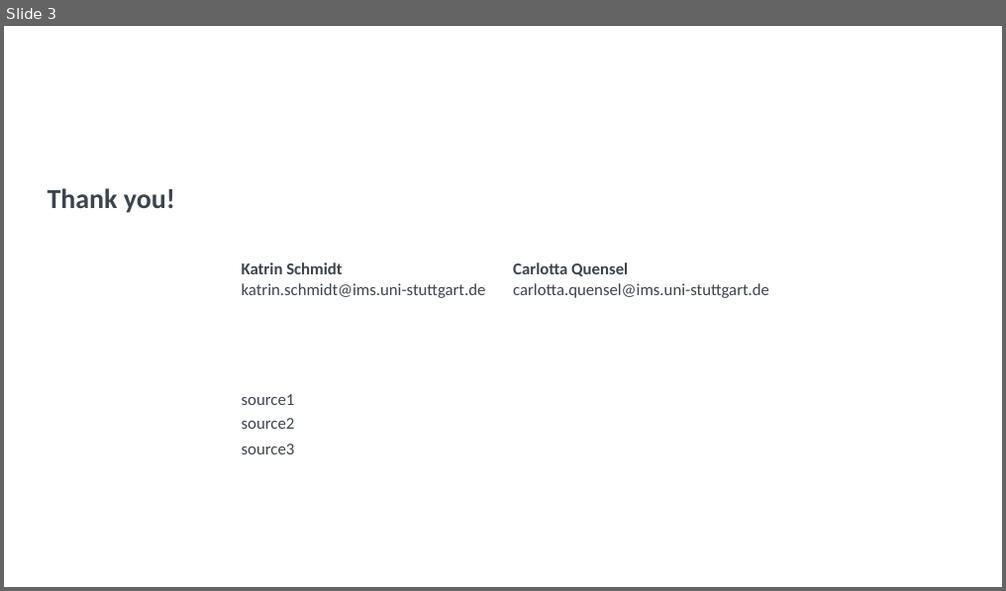
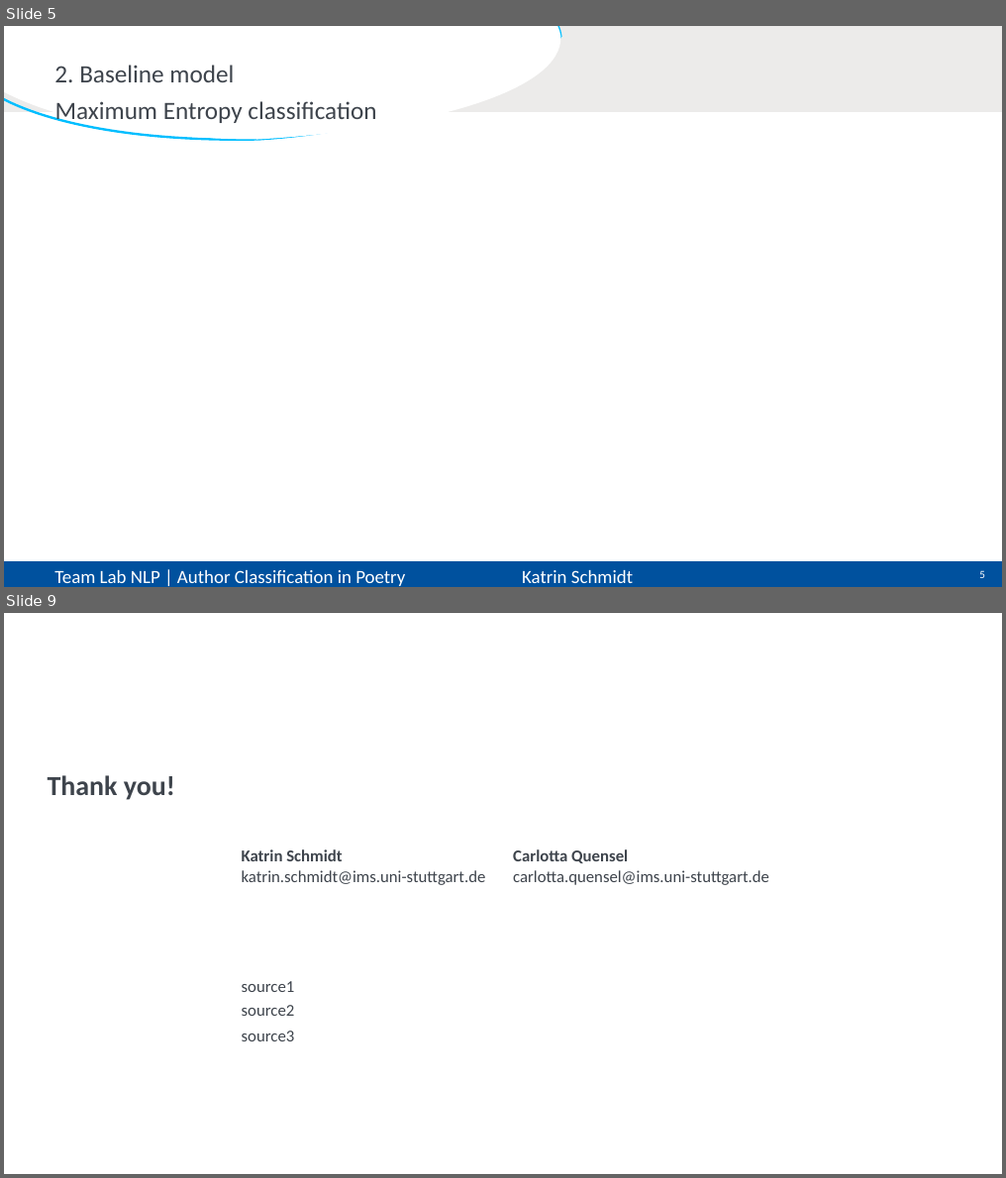
Before and after one commit to CarlottaQuensel/Author_Classification-Team_Lab, a slide deck: reports/TeamLab-presentation.pptx. Shown one above the other, each under a label of ours: slide 3 before the commit, slides 5 and 9 after it; the slides between them are not shown. The pictures are 1006x591 and 1006x1178 pixels, drawn with LibreOffice and Linux fonts; fonts in the diff are those of the drawing; grey boxes stand for pictures; background and template pictures are left out. Boxes give left, top, right and bottom in pixels: in the first picture for what was removed or moved away, otherwise in the second. Text is boxed around its words. In the diff, an @@ line names an element or a change of style, - is before the commit and + after.

```diff
--- a/reports/TeamLab-presentation.pptx
+++ b/reports/TeamLab-presentation.pptx
@@ slide 5 added at box(4, 26, 1002, 587), background #FFFFFF @@
@@ rectangle added at box(4, 26, 1002, 112), fill #ECEBEA, outline #ECEBEA 1 pt @@
@@ freeform shape added at box(4, 26, 561, 140), fill #FFFFFF, outline #00BEFF 2.25 pt @@
@@ title added at box(54, 65, 234, 82), 24 pt, text #3E444C @@
+2. Baseline model
@@ text added at box(55, 101, 376, 126), 24 pt, text #3E444C @@
+Maximum Entropy classification
@@ rectangle added at box(4, 562, 1002, 587), fill #00519E @@
@@ text added at box(54, 570, 633, 586), 18 pt, text #FFFFFF @@
+Team Lab NLP | Author Classification in Poetry Katrin Schmidt – Carlotta Quensel
@@ page number added at box(979, 570, 985, 578), 10.7 pt, text #FFFFFF @@
+5
@@ what was slide 3 is now slide 9 @@
```
Also in this commit, not shown: 2 slides changed, 5 other slides added.
